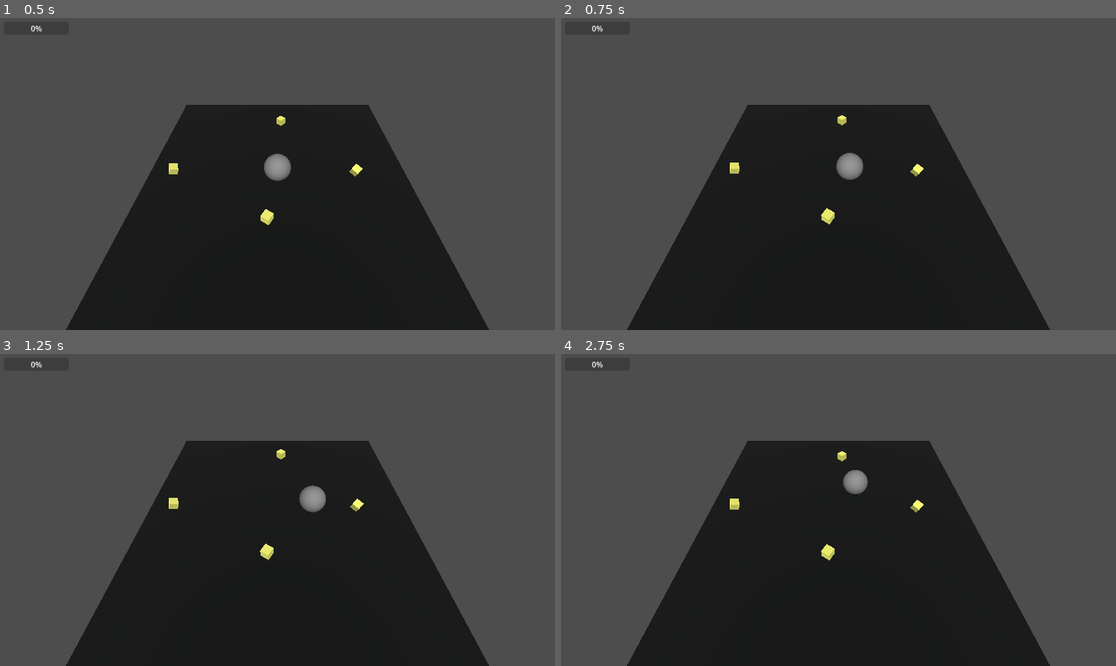
Above: before the commit, frames 1-4 (two rows, left to right).
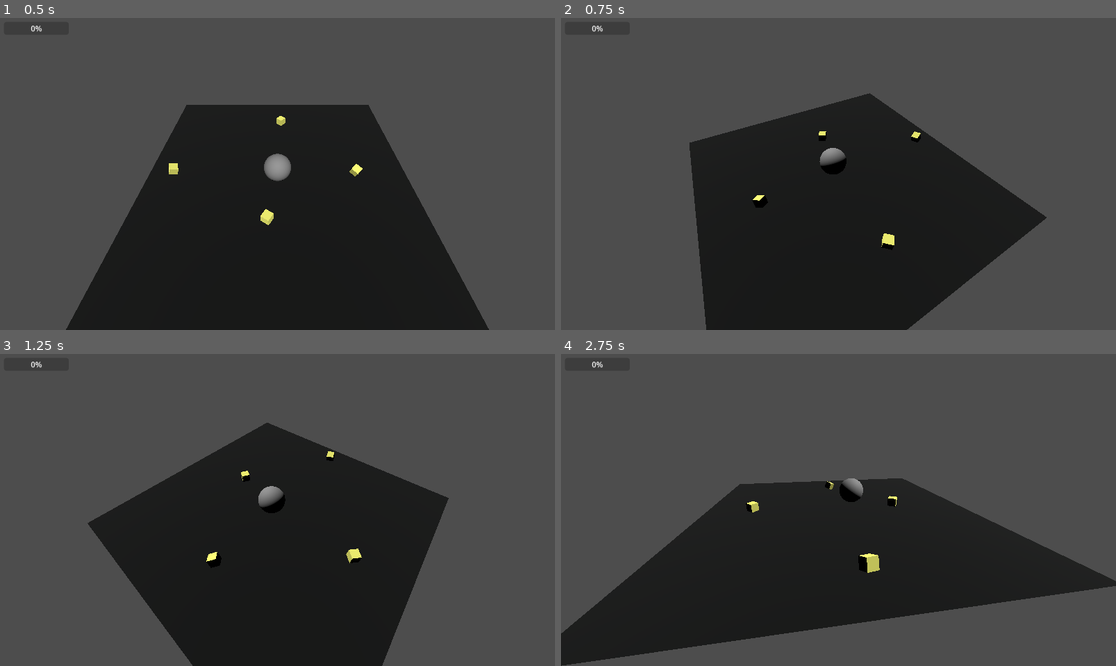
Above: after the commit, the same moments.

Repository: motionnblur/3d-prototype-godot
Game: Godot game, scene res://scenes/node_3d.tscn
Same seed, same stepped clock (60 frames per second), same inputs: the game is played once before the commit and once after it. The project has no main scene, so this scene is started directly.
Inputs (mouse positions are in pixels of both pictures, inside the frame that each line leads up to):
- Up to frame 1 (0.5 s): no input
- Up to frame 2 (0.75 s): move the mouse to (960, 158) at 0.52 s; hold Right mouse button (Right_Click) from 0.53 s (still down)
- Up to frame 3 (1.25 s): keep holding Right mouse button (Right_Click)
- Up to frame 4 (2.75 s): move the mouse to (727, 525) at 1.27 s; release Right mouse button (Right_Click) at 1.28 s; right-click (727, 525) at 1.35 s; move the mouse to (894, 441) at 2.02 s; hold Right mouse button (Right_Click) from 2.03 s (still down)

Frame 1 is identical in both runs. In frame 2, 11% of the frame differs, in the area x 11-89%, y 24-100%; in frame 3, 12%; in frame 4, 22%, in the area x 0-100%, y 27-100%.

Commit message:
rotate ok-ish

Diff:
--- a/scripts/cam_pivot.gd
+++ b/scripts/cam_pivot.gd
@@ -1,6 +1,7 @@
 extends Node3D
 
 var isRightClick: bool = false
+var deltaMouse: Vector2
 
 func _input(event: InputEvent) -> void:
 	if event.is_action_pressed("Right_Click"):
@@ -9,7 +10,10 @@
 		isRightClick = false
 
 	if event is InputEventMouseMotion:
-		print(event.relative)
+		deltaMouse = event.relative
 
 func _process(delta: float) -> void:
 	if !isRightClick: return
+
+	rotate_x(-deltaMouse.y*delta*0.2)
+	rotate_y(-deltaMouse.x*delta*0.2)
